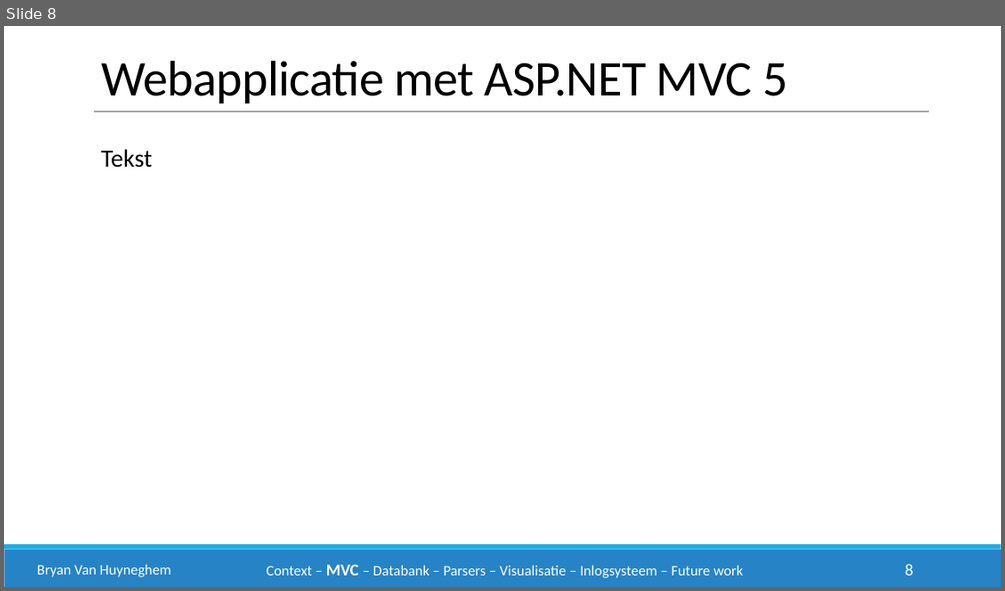
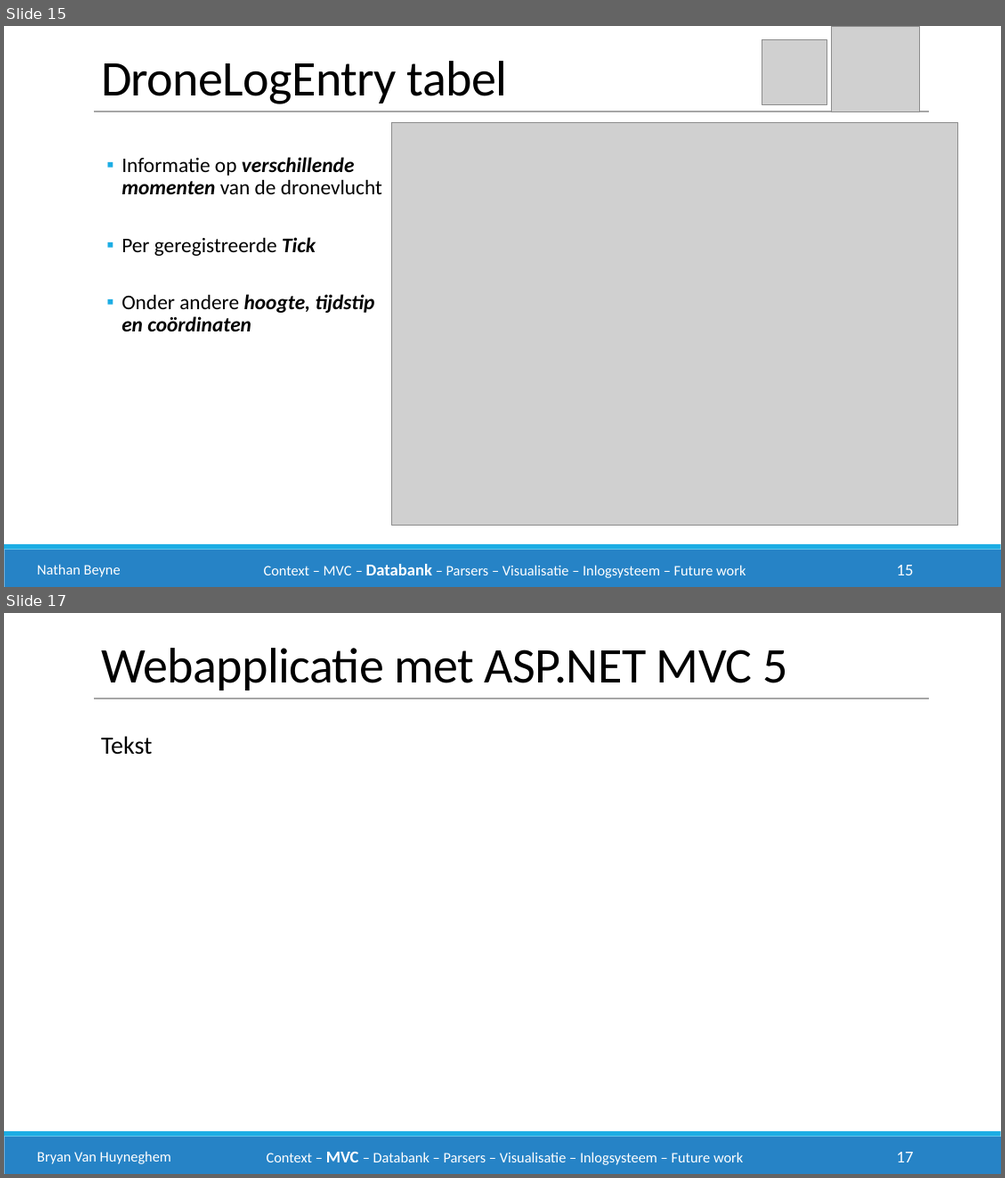
Before and after one commit to philipkukoba/Bachelors-Dissertation-DroneWebApp, a slide deck: documenten/eindpresentatie/drone1.pptx. Shown one above the other, each under a label of ours: slide 8 before the commit, slides 15 and 17 after it; the slides between them are not shown. The pictures are 1005x591 and 1005x1178 pixels, drawn with LibreOffice and Linux fonts; fonts in the diff are those of the drawing; grey boxes stand for pictures. Boxes give left, top, right and bottom in pixels: in the first picture for what was removed or moved away, otherwise in the second. Text is boxed around its words. In the diff, an @@ line names an element or a change of style, - is before the commit and + after.

Commit message:
Slides nathan v1.0

```diff
--- a/documenten/eindpresentatie/drone1.pptx
+++ b/documenten/eindpresentatie/drone1.pptx
@@ slide 15 added at box(4, 26, 1001, 587), background #FFFFFF; not listed: 2 template elements that a slide beside it also shows @@
@@ picture added at box(761, 39, 826, 104) @@
@@ picture added at box(832, 26, 920, 112) @@
@@ text added at box(101, 61, 508, 104), 48 pt, text #000000 @@
+DroneLogEntry tabel
@@ line added from (94, 111) to (929, 111), #A6A6A6 1 pt @@
@@ picture added at box(392, 122, 958, 524) @@
@@ text added at box(121, 157, 382, 331), 20 pt, text #000000 @@
+  ▪ Informatie op verschillende momenten van de dronevlucht
+  ▪ Per geregistreerde Tick
+  ▪ Onder andere hoogte, tijdstip en coördinaten
@@ text added at box(37, 564, 121, 577), 14 pt, text #FFFFFF @@
+Nathan Beyne
@@ text added at box(264, 564, 745, 578), 14 pt, text #FFFFFF @@
+Context – MVC – Databank – Parsers – Visualisatie – Inlogsysteem – Future work
@@ page number added at box(897, 564, 914, 575), 16 pt, text #FFFFFF @@
+15
@@ what was slide 8 is now slide 17 @@
@@ page number at box(897, 1151, 914, 1162): text changed @@
-8
+17
```
Also in this commit, not shown: 8 other slides added, 1 other file.
